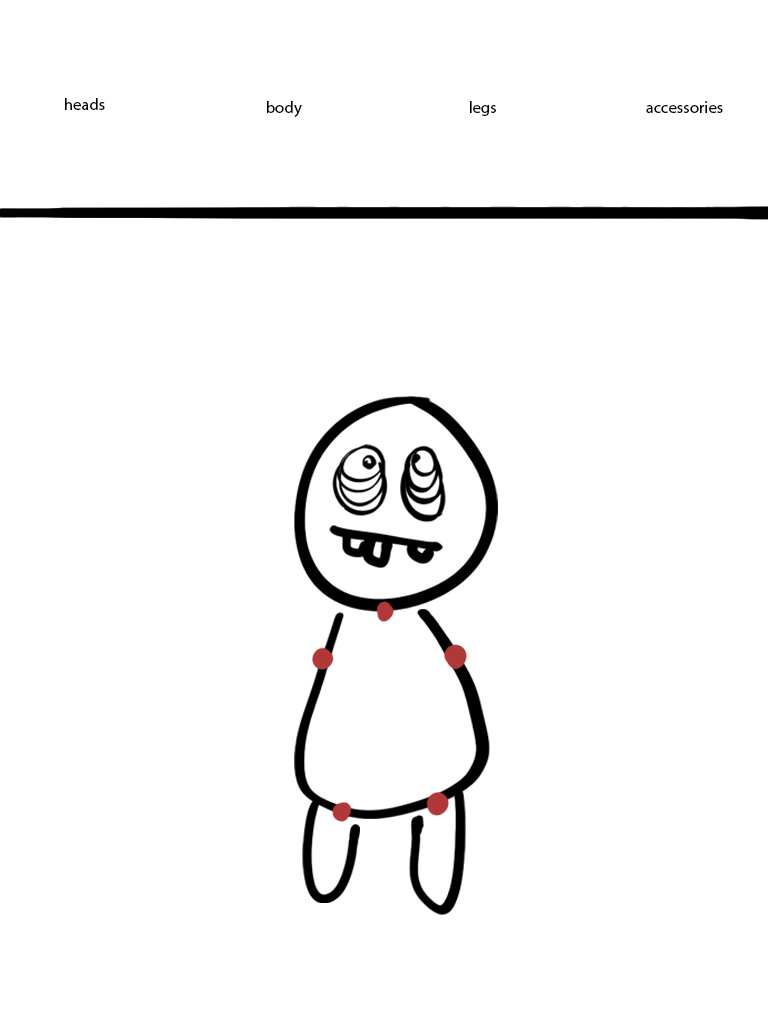
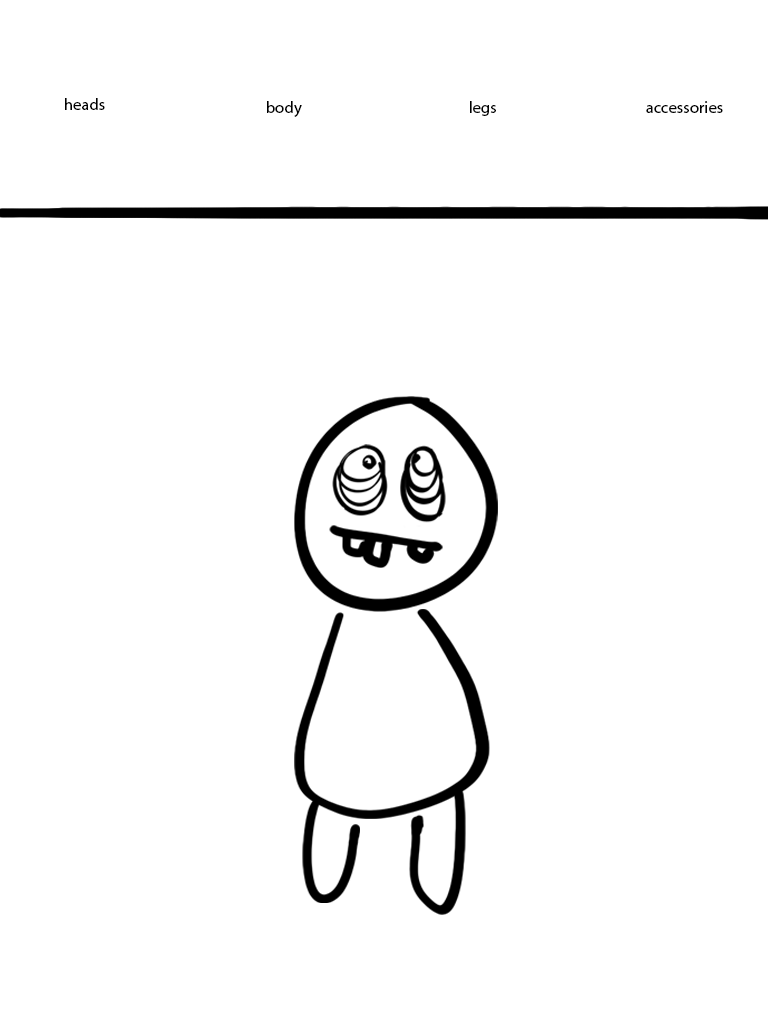
Layered file, before and after one edit (768x1024). Changes by layer:
hid "Layer 2" over bbox(312, 601, 467, 822)
